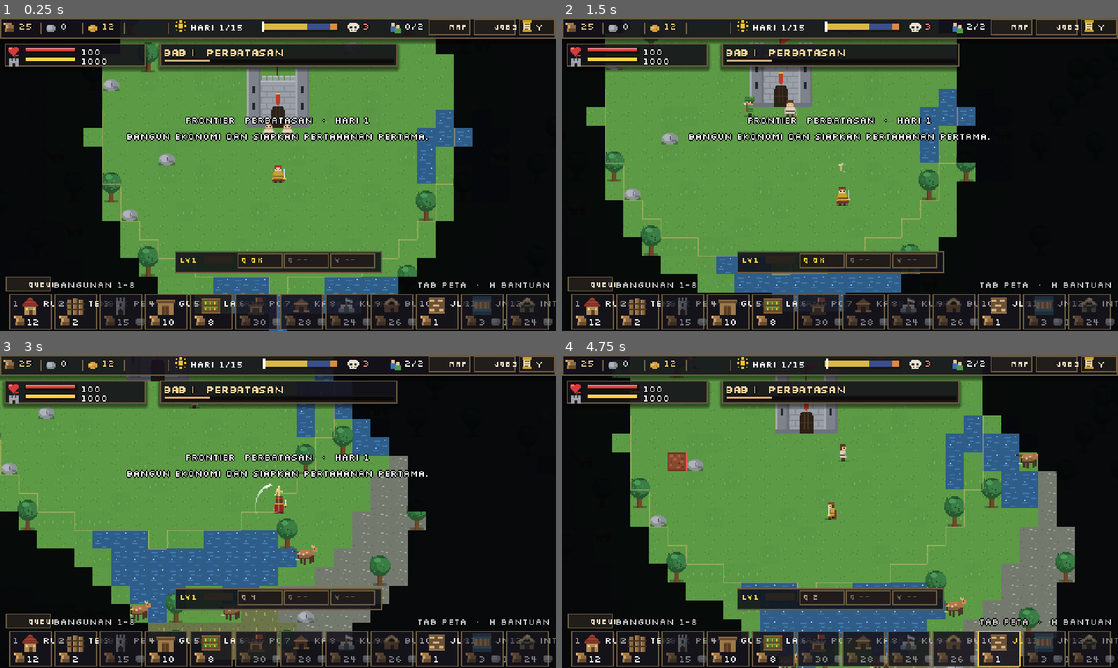
Above: before the commit, frames 1-4 (two rows, left to right).
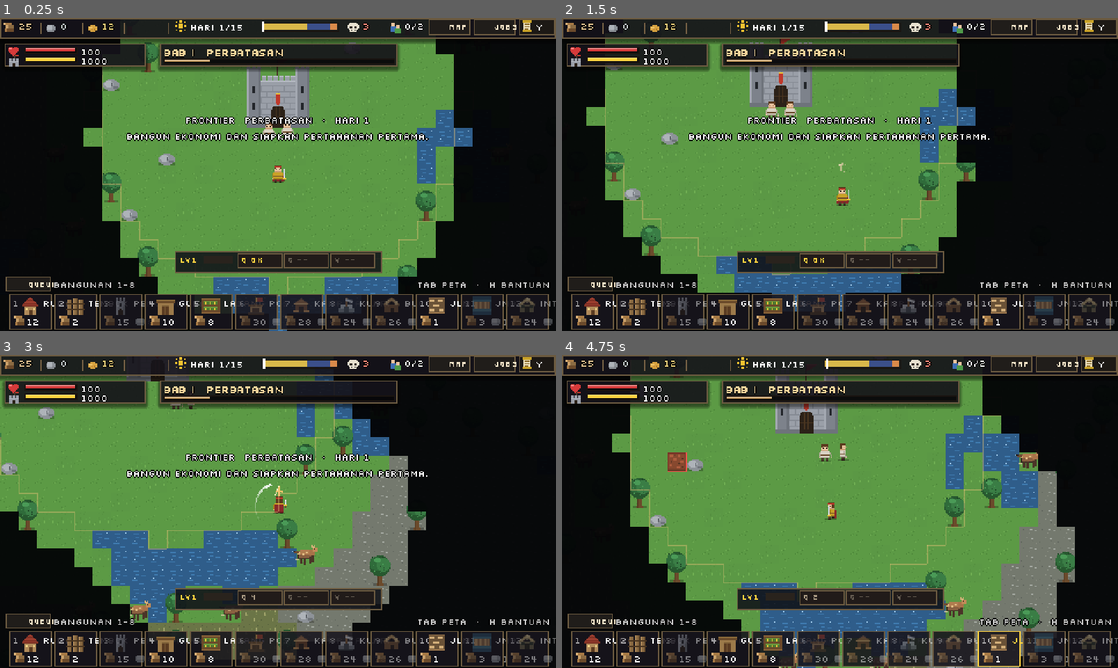
Above: after the commit, the same moments.

Repository: shimleabyte/hold-the-keep
Game: Godot game, scene res://scenes/main.tscn
The game is run twice, just before and just after one commit, with the same random seed, the same clock (stepped at 60 frames per second) and the same inputs.
Inputs (mouse positions are in pixels of both pictures, inside the frame that each line leads up to):
- Up to frame 1 (0.25 s): no input
- Up to frame 2 (1.5 s): tap Enter at 0.5 s; move the mouse to (962, 158) at 0.52 s; hold D (move_right) 0.53-1.28 s; tap C (ability_cleave) at 0.6 s; click (962, 158) at 0.67 s; move the mouse to (728, 190) at 1.27 s; hold S (move_down) from 1.28 s (still down); tap Q (ability_dash) at 1.35 s
- Up to frame 3 (3 s): move the mouse to (333, 442) at 2.02 s; release S (move_down) at 2.03 s; hold D (move_right) 2.03-2.78 s; tap V (ability_rally) at 2.1 s; move the mouse to (250, 574) at 2.77 s; hold W (move_up) from 2.78 s (still down); tap F (attack) at 2.85 s; click (250, 574) at 2.92 s
- Up to frame 4 (4.75 s): move the mouse to (1006, 558) at 3.52 s; release W (move_up) at 3.53 s; hold A (move_left) from 3.53 s (still down); tap 1 (build_slot_1) at 3.6 s; move the mouse to (673, 464) at 4.27 s; tap 0 (build_slot_10) at 4.35 s

The runs differ from the first frame. In frame 1, less than 0.1% of the frame differs, in the area x 50-53%, y 33-39%; in frame 2, 0.2%, in the area x 32-74%, y 1-33%; in frame 3, less than 0.1%; in frame 4, 0.2%.
Error after the commit: Parse Error: Function "_target_valid()" not found in base self. (res://scripts/entities/villager_healer_behavior.gd:14)

Commit message:
refactor: keep healer policy inside component

Diff:
--- a/scripts/entities/villager_healer_behavior.gd
+++ b/scripts/entities/villager_healer_behavior.gd
@@ -11,16 +11,16 @@
 
 
 func tick(delta: float) -> void:
-    if not _villager.healer_behavior_target_valid():
+    if not _target_valid():
         _treatment_timer = 0.0
         _villager.healer_behavior_release(0.15)
         return
 
-    _villager.healer_behavior_face_target()
+    _villager.anim.face(_villager.target.position - _villager.position)
     _treatment_timer += delta
     if _treatment_timer < _villager.HEAL_INTERVAL:
         return
 
     _treatment_timer = 0.0
-    if not _villager.healer_behavior_apply_heal(_villager.HEAL_AMOUNT):
+    if _villager.target.heal(_villager.HEAL_AMOUNT) <= 0 or int(_villager.target.hp) >= int(_villager.target.max_hp):
         _villager.healer_behavior_release(0.15)
